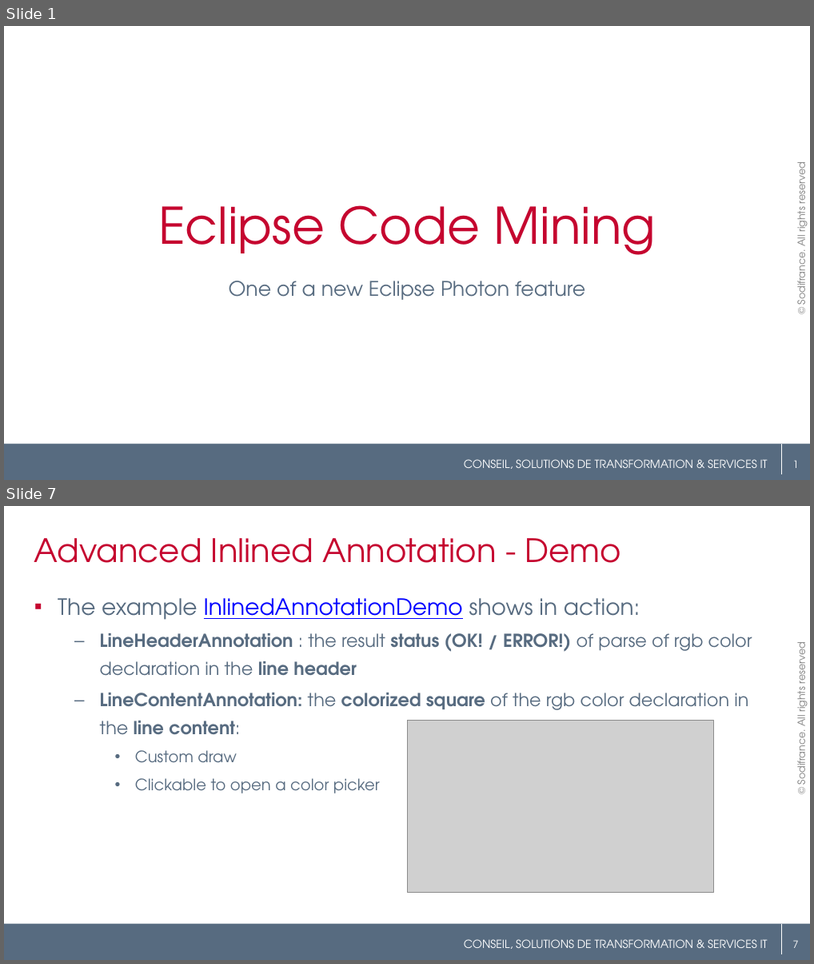
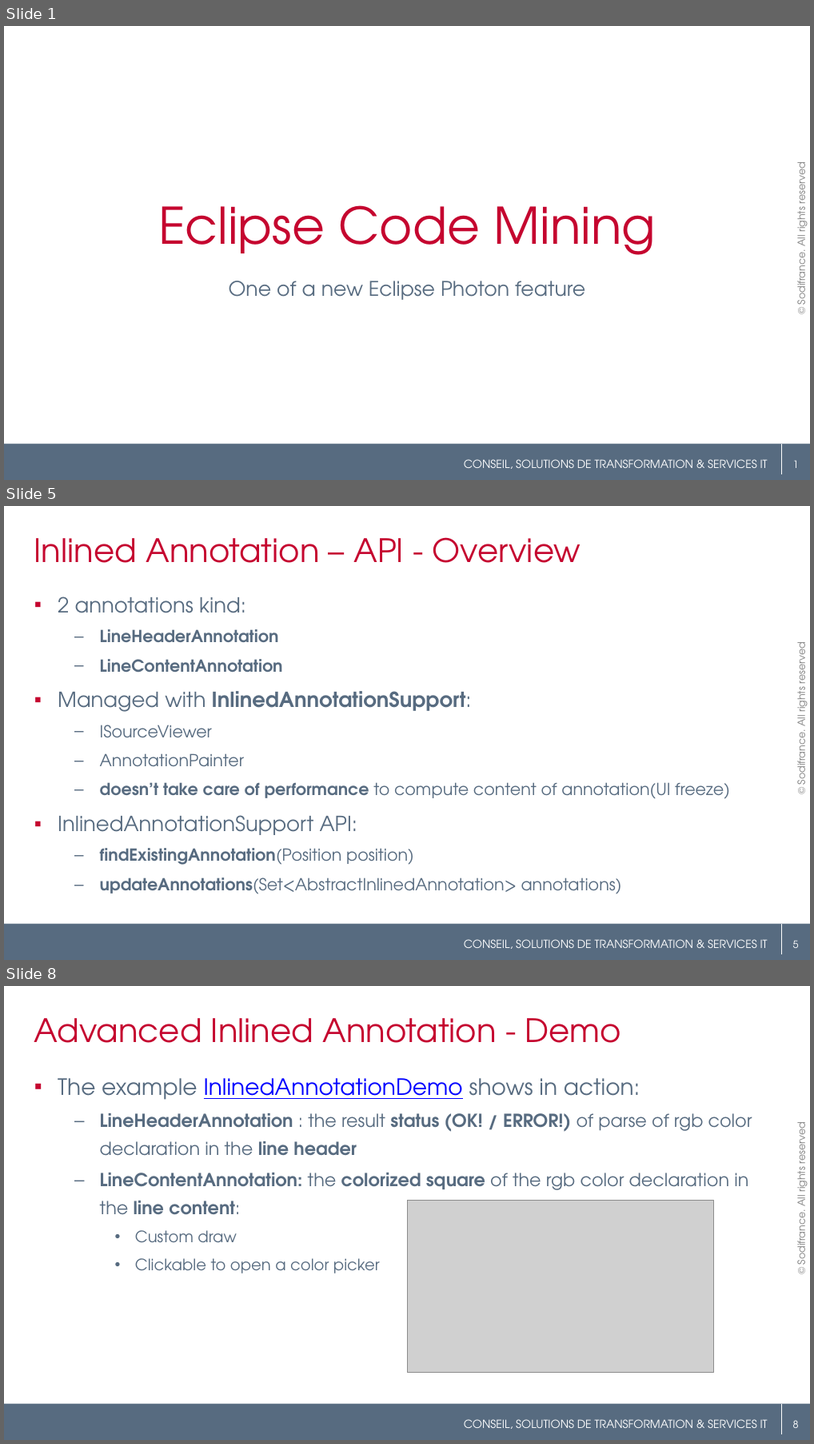
Before and after one commit to angelozerr/EclipseConFrance2018, a slide deck: EclipseConFrance2018_CodeMining.pptx. Shown one above the other, each under a label of ours: slides 1 and 7 before the commit, slides 1, 5 and 8 after it; the slides between them are not shown. The pictures are 814x964 and 814x1444 pixels, drawn with LibreOffice and Linux fonts; fonts in the diff are those of the drawing; grey boxes stand for pictures; background and template pictures are left out. Boxes give left, top, right and bottom in pixels: in the first picture for what was removed or moved away, otherwise in the second. Text is boxed around its words. In the diff, an @@ line names an element or a change of style, - is before the commit and + after.

```diff
--- a/EclipseConFrance2018_CodeMining.pptx
+++ b/EclipseConFrance2018_CodeMining.pptx
@@ slide 5 added at <box>4,506,810,960</box>, background #FFFFFF; not listed: 5 template elements that a slide beside it also shows @@
@@ title added at <box>34,537,581,563</box>, 28.8 pt, text #C5062F @@
+Inlined Annotation – API - Overview
@@ text added at <box>58,629,730,894</box>, 14.8 pt, text #576B80 @@
+▪ 2 annotations kind:
+  – LineHeaderAnnotation
+  – LineContentAnnotation
+▪ Managed with InlinedAnnotationSupport:
+  – ISourceViewer
+  – AnnotationPainter
+  – doesn’t take care of performance to compute content of annotation(UI freeze)
+▪ InlinedAnnotationSupport API:
+  – findExistingAnnotation(Position position)
+  – updateAnnotations(Set<AbstractInlinedAnnotation> annotations)
@@ what was slide 7 is now slide 8 @@
@@ page number at <box>794,1420,799,1428</box>: text changed @@
-7
+8
```
Also in this commit, not shown: 12 slides changed, 4 other slides added.
